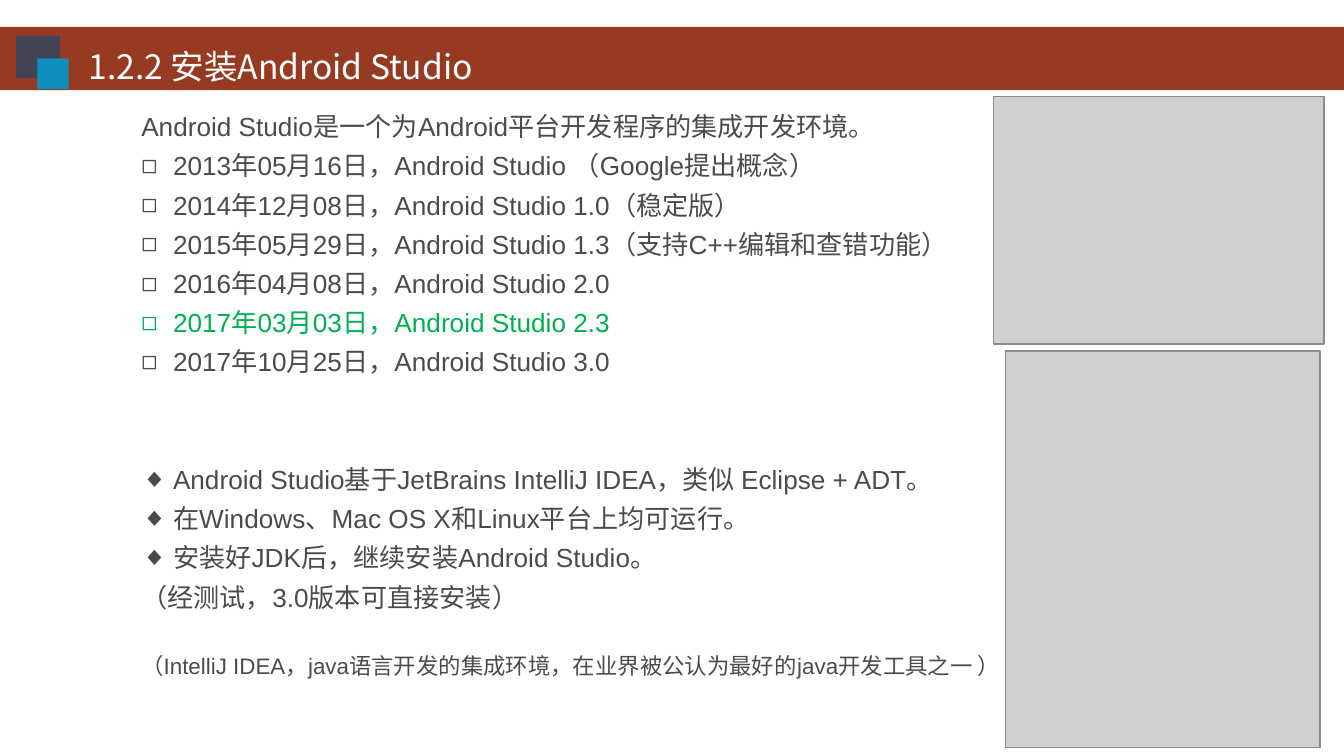
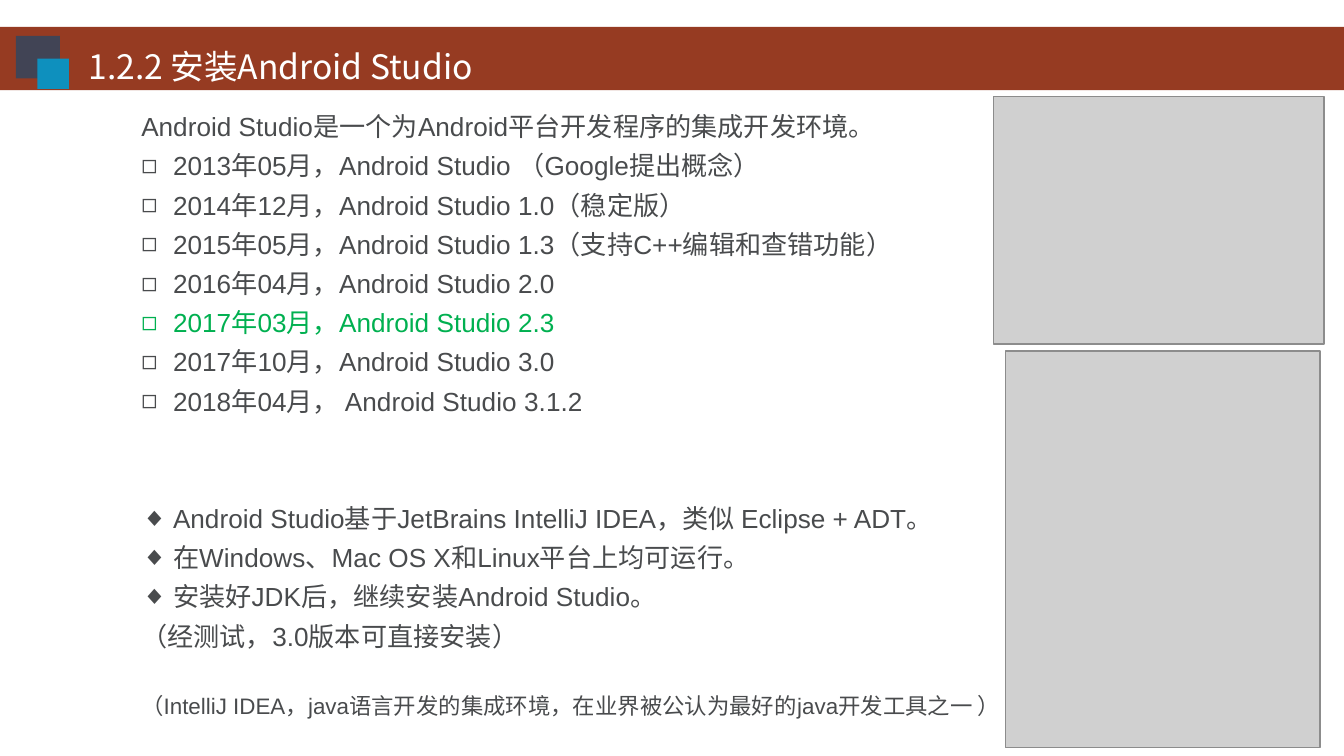
Before and after one commit to HBU/Android-PPT, a slide deck: slide 6 of 01.0 -- 配置环境 -- 第01章.ppt. Drawn at 1344x756 pixels with LibreOffice and Linux fonts; fonts in the diff are those of the drawing; grey boxes stand for pictures; background and template pictures are left out. Boxes give left, top, right and bottom in pixels: in the first picture for what was removed or moved away, otherwise in the second. Text is boxed around its words. In the diff, an @@ line names an element or a change of style, - is before the commit and + after.

```diff
--- a/01.0 -- 配置环境 -- 第01章.ppt
+++ b/01.0 -- 配置环境 -- 第01章.ppt
@@ text at (173,153,892,414): text changed @@
-◻ 2013年05月16日，Android Studio （Google提出概念）
-◻ 2014年12月08日，Android Studio 1.0（稳定版）
-◻ 2015年05月29日，Android Studio 1.3（支持C++编辑和查错功能）
-◻ 2016年04月08日，Android Studio 2.0
-◻ 2017年03月03日，Android Studio 2.3
-◻ 2017年10月25日，Android Studio 3.0
+◻ 2013年05月，Android Studio （Google提出概念）
+◻ 2014年12月，Android Studio 1.0（稳定版）
+◻ 2015年05月，Android Studio 1.3（支持C++编辑和查错功能）
+◻ 2016年04月，Android Studio 2.0
+◻ 2017年03月，Android Studio 2.3
+◻ 2017年10月，Android Studio 3.0
+◻ 2018年04月， Android Studio 3.1.2
```
Also in this commit, not shown: 5 other slides changed, 2 other files.
